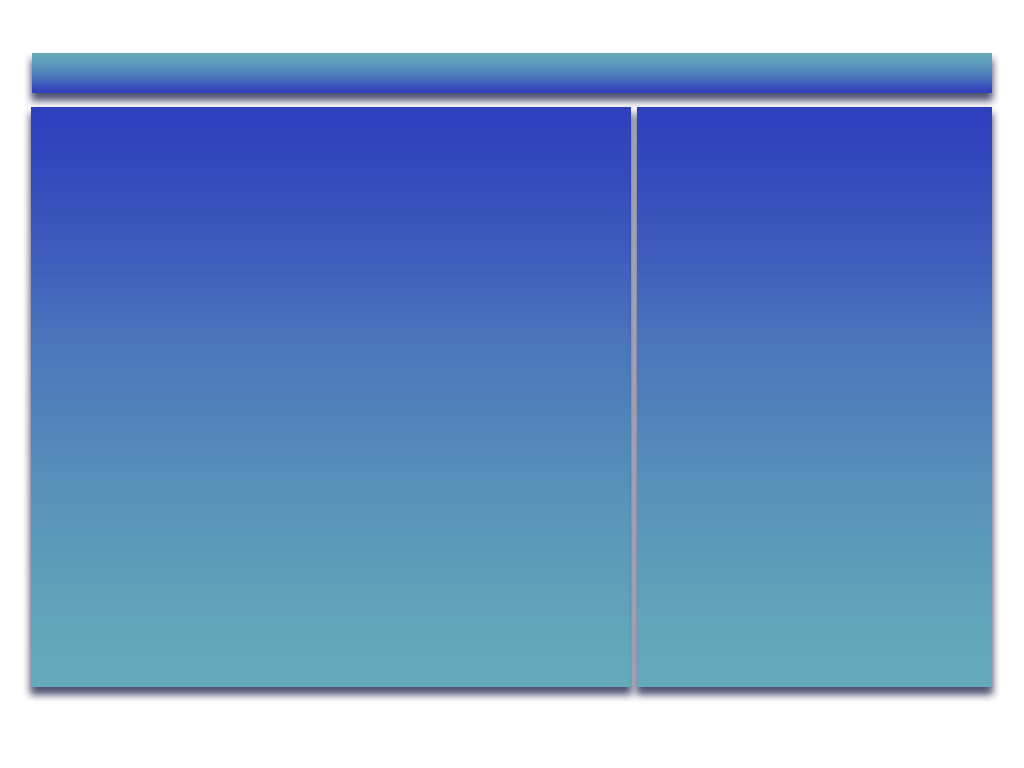
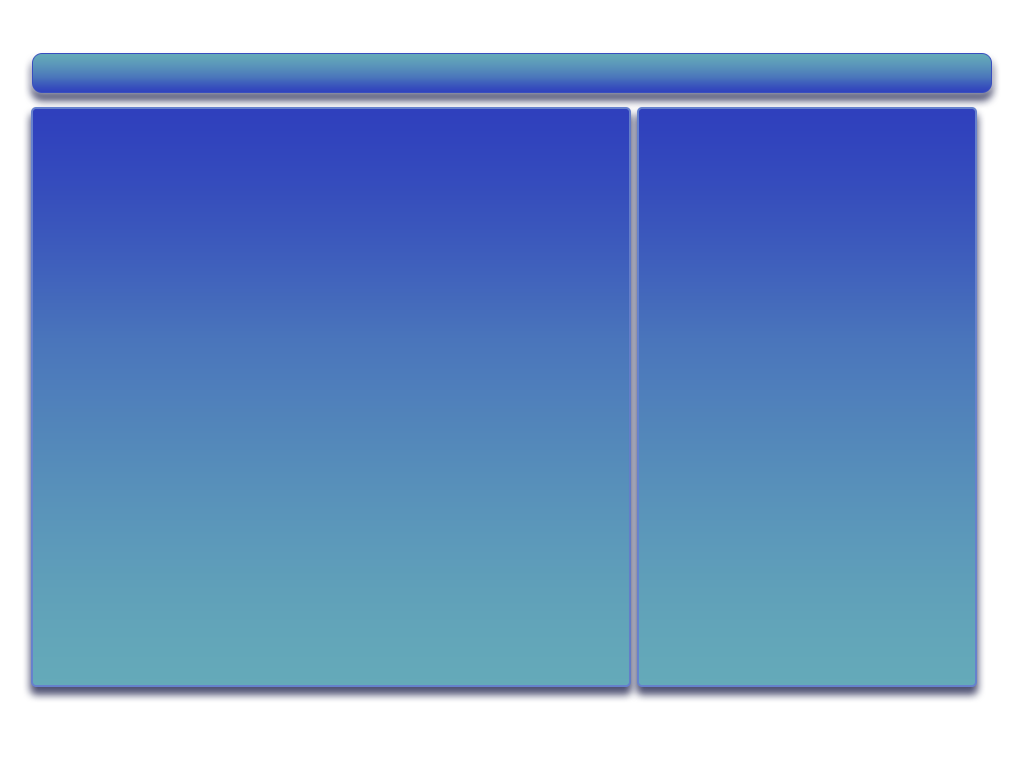
Revision of a layered 1024 × 768 image; what changed, layer by layer:
painted on "Прямоугольник 5" over [637, 107, 992, 687]
painted on "Прямоугольник 4" over [31, 107, 631, 687]
painted on "Прямоугольник 3" over [32, 53, 992, 93]
